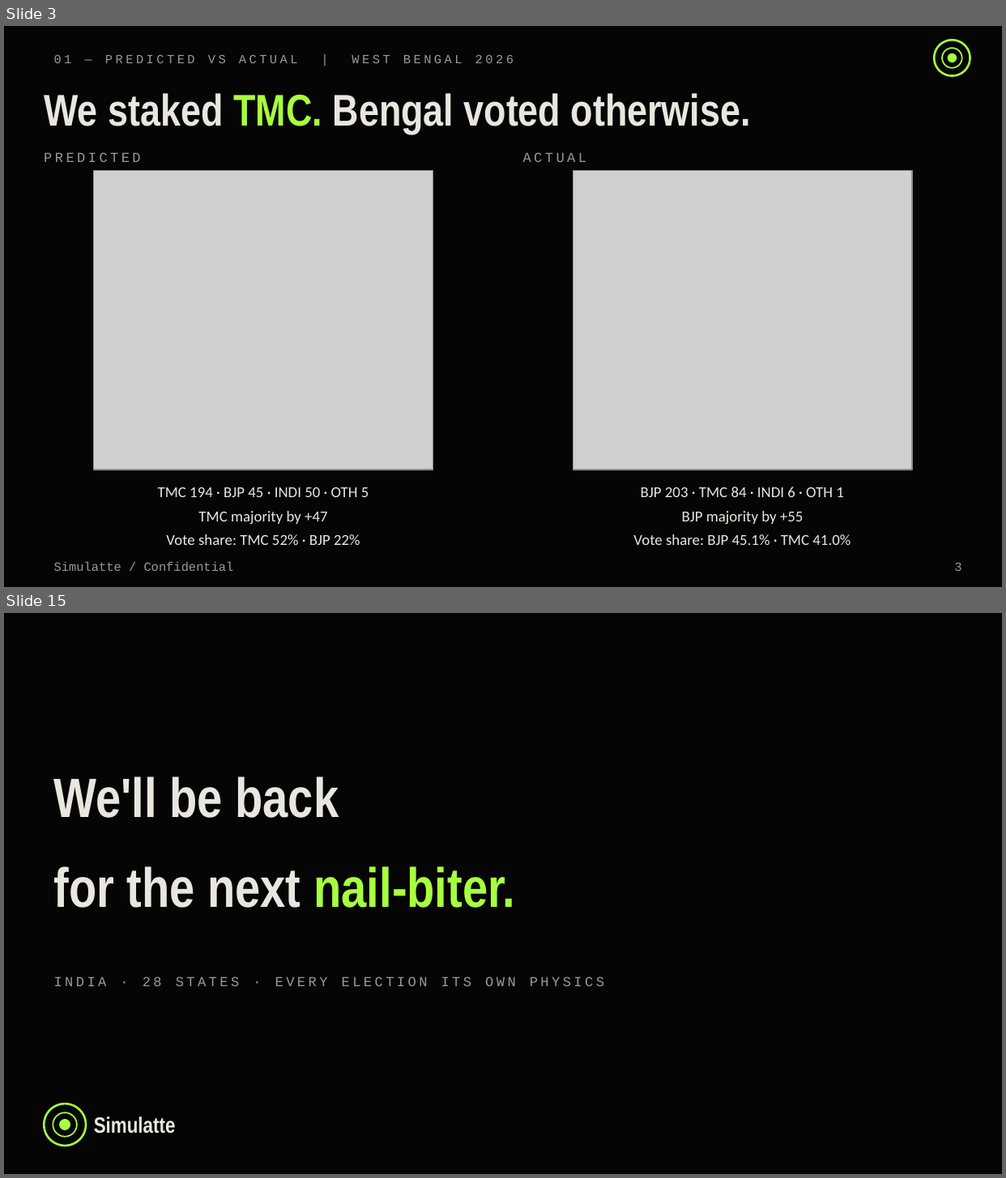
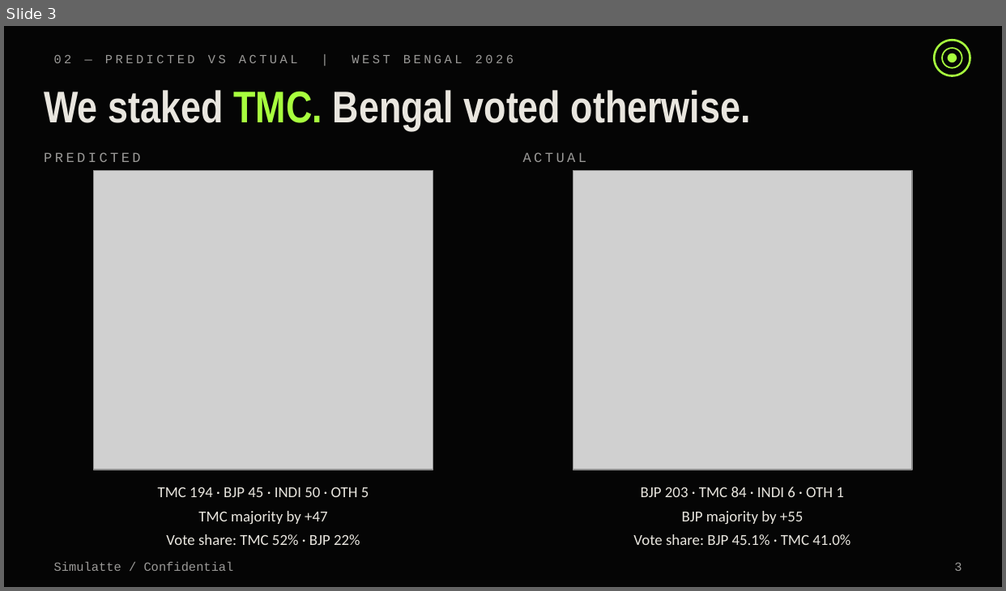
Before and after one commit to Iqbalahmed7/simulatte-popscale, a slide deck: engineering/wb_2026_postmortem_deck.pptx. Shown one above the other, each under a label of ours: slides 3 and 15 before the commit, slide 3 after it; the slides between them are not shown. The pictures are 1006x1178 and 1006x591 pixels, drawn with LibreOffice and Linux fonts; fonts in the diff are those of the drawing; grey boxes stand for pictures. Boxes give left, top, right and bottom in pixels: in the first picture for what was removed or moved away, otherwise in the second. Text is boxed around its words. In the diff, an @@ line names an element or a change of style, - is before the commit and + after.

```diff
--- a/engineering/wb_2026_postmortem_deck.pptx
+++ b/engineering/wb_2026_postmortem_deck.pptx
@@ slide 15 removed at <box>4,613,1002,1174</box>, background #050505 @@
@@ text removed at <box>54,777,339,818</box> @@
-We'll be back
@@ text removed at <box>54,867,515,908</box> @@
-for the next nail-biter.
@@ text removed at <box>54,977,604,986</box> @@
-INDIA · 28 STATES · EVERY ELECTION ITS OWN PHYSICS
@@ ellipse removed at <box>44,1104,86,1146</box> @@
@@ ellipse removed at <box>53,1113,77,1137</box> @@
@@ ellipse removed at <box>60,1120,70,1130</box> @@
@@ text removed at <box>94,1117,176,1134</box> @@
-Simulatte
@@ slide 3 changed as well @@
@@ text at <box>54,54,513,63</box>: text changed @@
-01 — PREDICTED VS ACTUAL | WEST BENGAL 2026
+02 — PREDICTED VS ACTUAL | WEST BENGAL 2026
@@ text "We staked TMC. Bengal voted ...": place and size @@
-text "We staked TMC. Bengal voted ..." at <box>44,93,751,134</box>
+text "We staked TMC. Bengal voted ..." at <box>44,90,751,130</box>
```
Also in this commit, not shown: 1 other slide changed, 3 slides added, 11 other slides removed, 2 other files.
